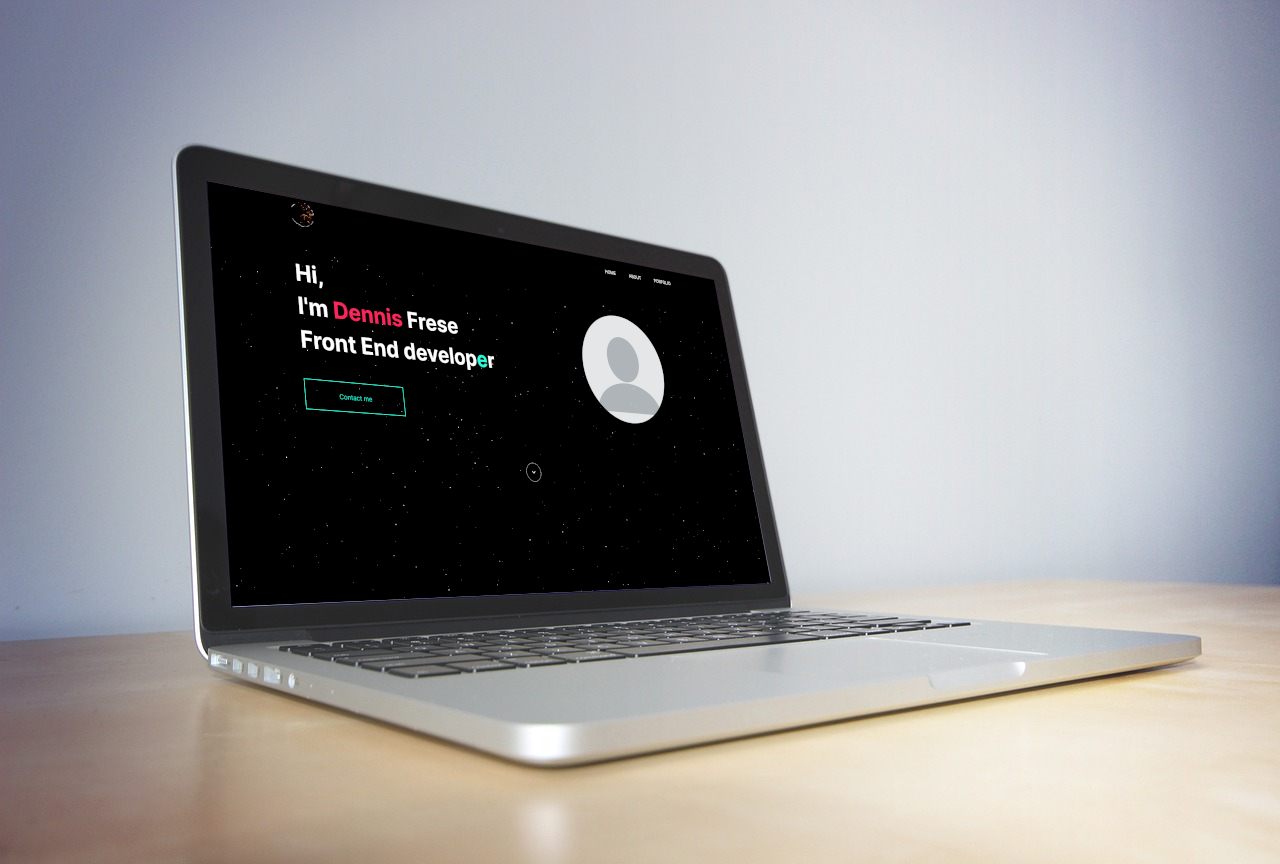
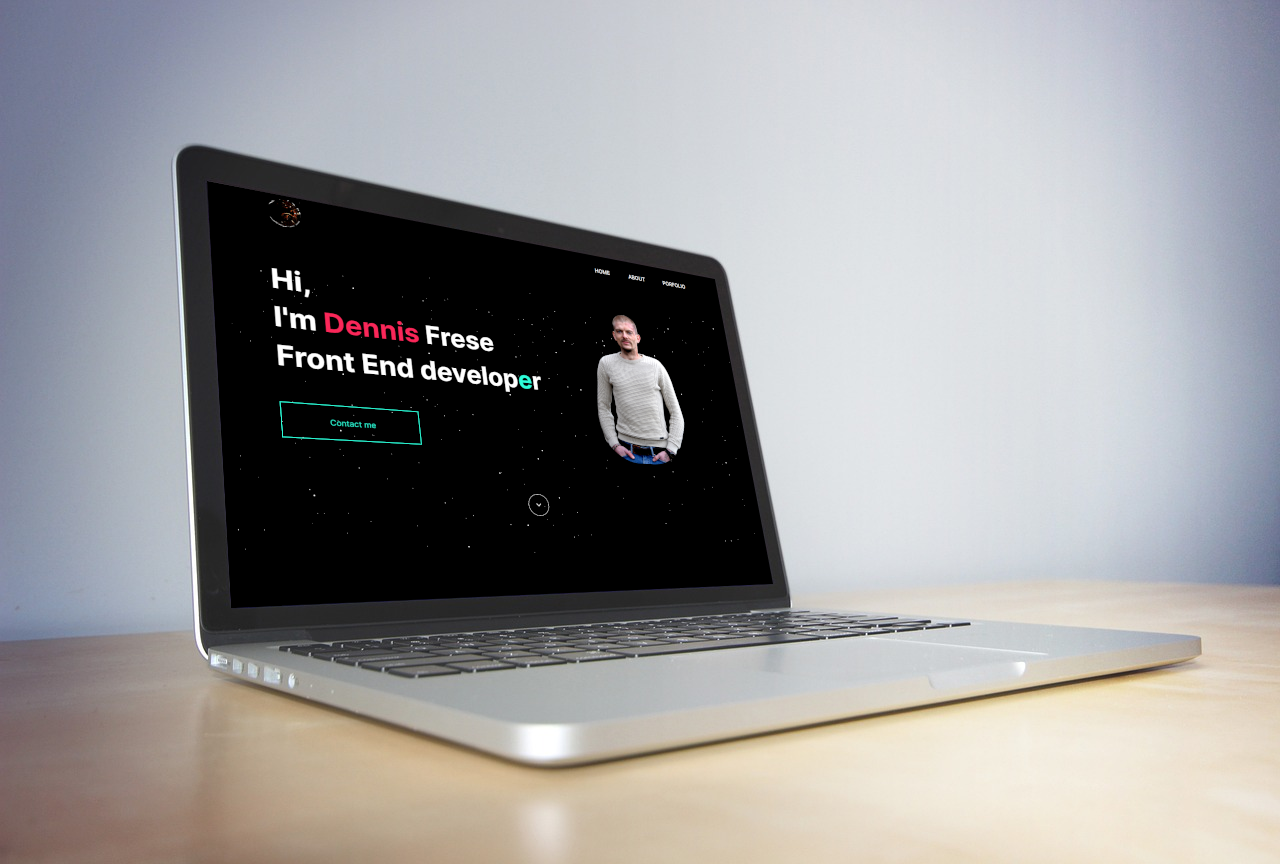
Layer changes from the first 1280×864 image to the second:
painted on "Eingefügte Ebene" over [207, 181, 773, 608]
